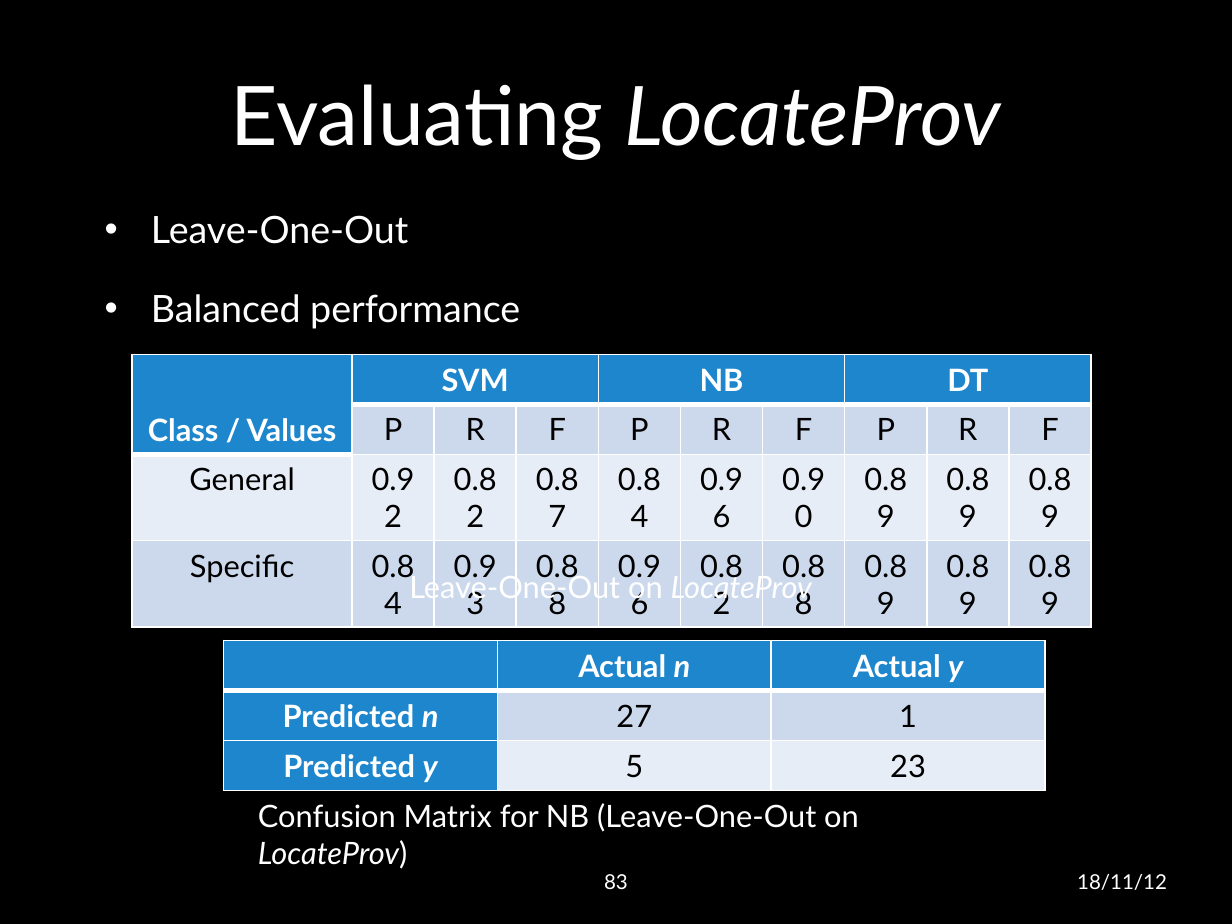
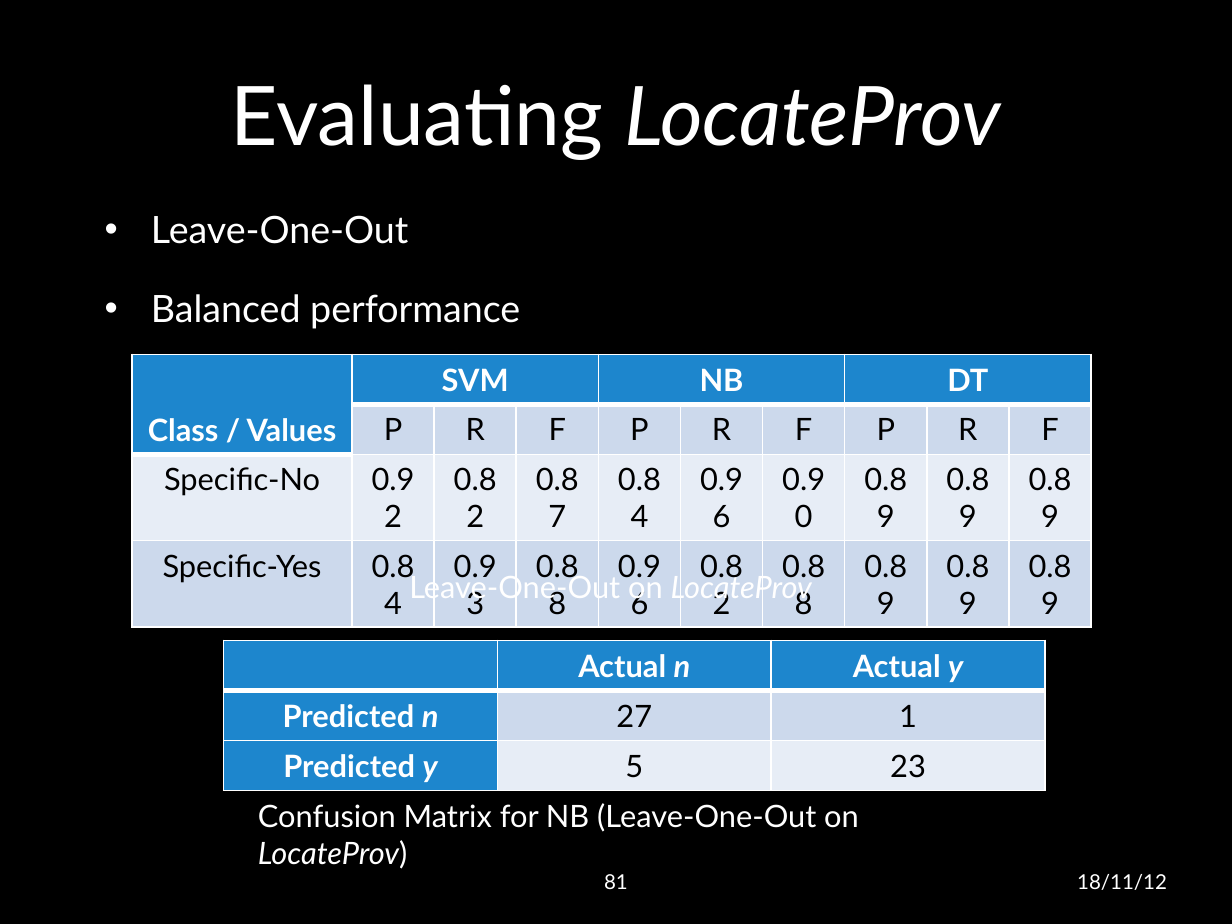
Before and after one commit to lwheng/fyp, a slide deck: slide 81 of presentation/final presentation.pptx (slide 83 before the commit). Drawn at 1232x924 pixels with LibreOffice and Linux fonts; fonts in the diff are those of the drawing; background and template pictures are left out. Boxes give left, top, right and bottom in pixels: in the first picture for what was removed or moved away, otherwise in the second. Text is boxed around its words. In the diff, an @@ line names an element or a change of style, - is before the commit and + after.

```diff
--- a/presentation/final presentation.pptx
+++ b/presentation/final presentation.pptx
@@ table at <box>132,355,1094,587</box> @@
-row 3, column 1: General
+row 3, column 1: Specific-No
-row 4, column 1: Specific
+row 4, column 1: Specific-Yes
@@ page number at <box>604,874,628,889</box>: text changed @@
-83
+81
```
Also in this commit, not shown: 11 other slides changed, 2 slides removed.
